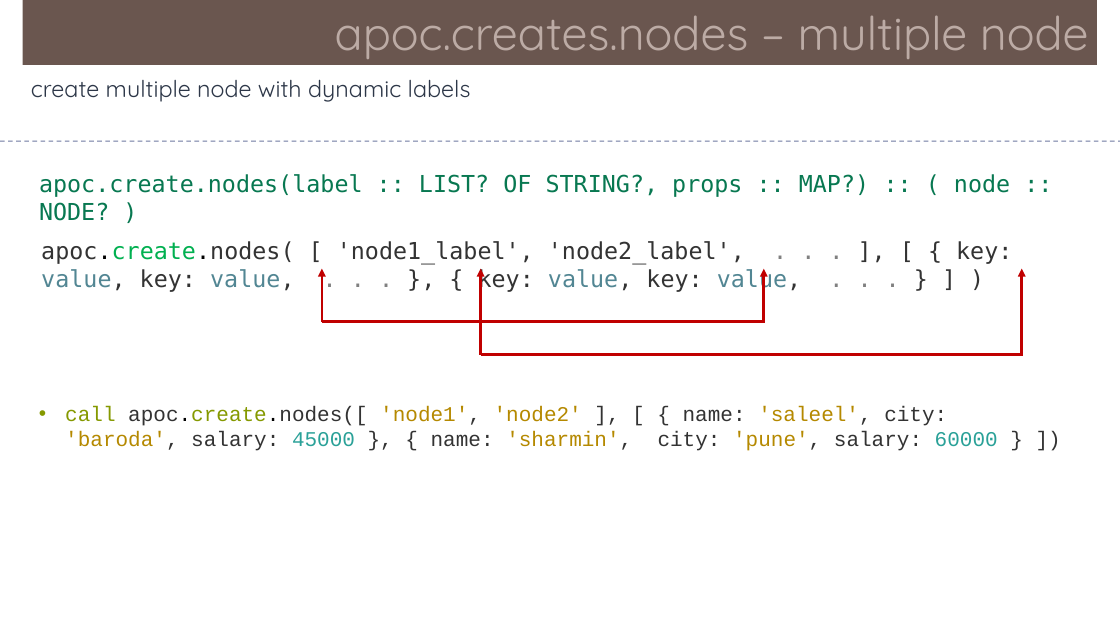
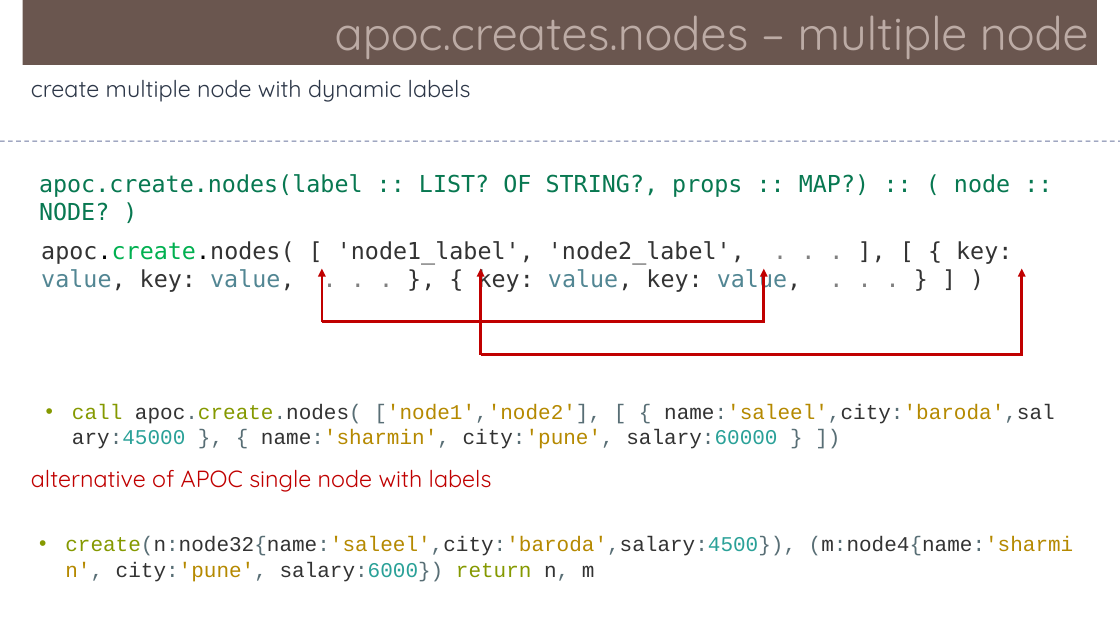
Before and after one commit to Saleel-Bagde/PPT-s, a slide deck: slide 34 of Neo4j.pptx. Drawn at 1120x630 pixels with LibreOffice and Linux fonts; fonts in the diff are those of the drawing. Boxes give left, top, right and bottom in pixels: in the first picture for what was removed or moved away, otherwise in the second. Text is boxed around its words. In the diff, an @@ line names an element or a change of style, - is before the commit and + after.

```diff
--- a/Neo4j.pptx
+++ b/Neo4j.pptx
@@ text at [72,404,1055,449]: text changed; text colour #333333 to #B58900 @@
-• call apoc.create.nodes([ 'node1', 'node2' ], [ { name: 'saleel', city: 'baroda', salary: 45000 }, { name: 'sharmin', city: 'pune', salary: 60000 } ])
+• call apoc.create.nodes( ['node1','node2'], [ { name:'saleel',city:'baroda',salary:45000 }, { name:'sharmin', city:'pune', salary:60000 } ])
@@ text added at [31,469,492,492], 20 pt, text #C00000 @@
+alternative of APOC single node with labels
@@ text added at [65,536,1074,582], 18 pt, text #333333 @@
+• create(n:node32{name:'saleel',city:'baroda',salary:4500}), (m:node4{name:'sharmin', city:'pune', salary:6000}) return n, m
```
Also in this commit, not shown: 1 other slide changed.
